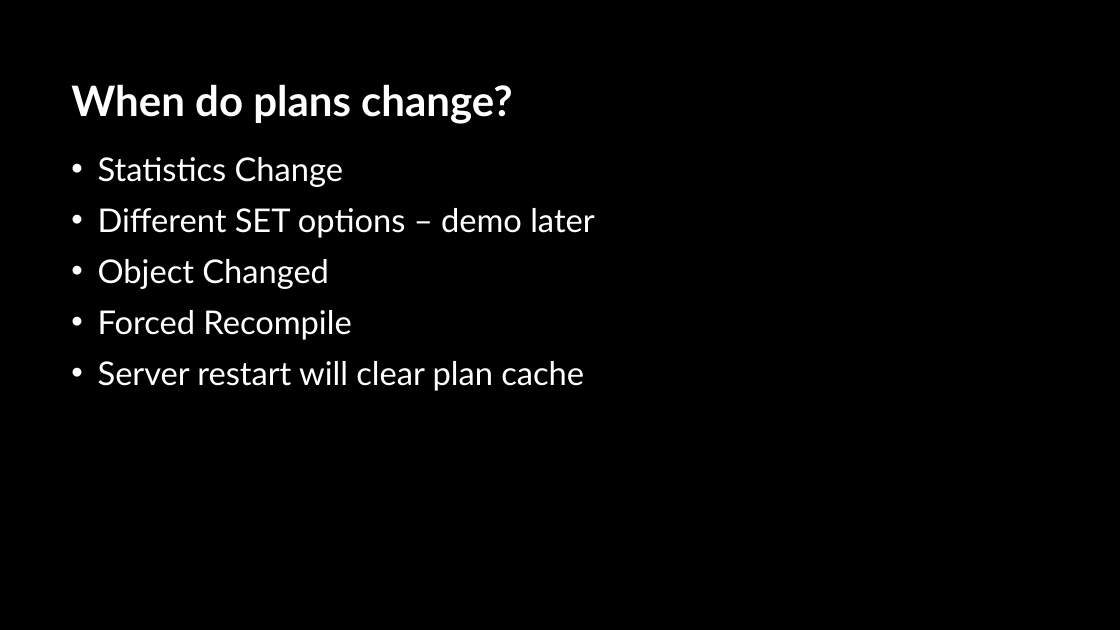
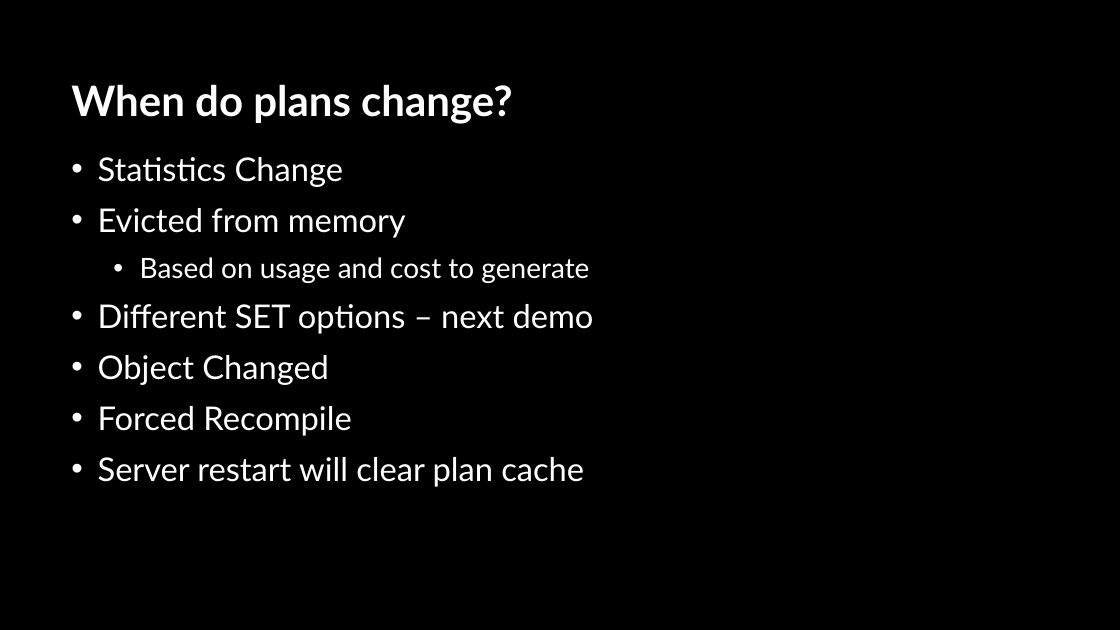
Before and after one commit to sabinio/SQLTraining, a slide deck: slide 27 of Slides/3. Query Execution.pptx. Drawn at 1120x630 pixels with LibreOffice and Linux fonts; fonts in the diff are those of the drawing; background and template pictures are left out. Boxes give left, top, right and bottom in pixels: in the first picture for what was removed or moved away, otherwise in the second. Text is boxed around its words. In the diff, an @@ line names an element or a change of style, - is before the commit and + after.

Commit message:
slides minor corrections to memory grants

```diff
--- a/Slides/3. Query Execution.pptx
+++ b/Slides/3. Query Execution.pptx
@@ text at bbox=[98, 208, 594, 334]: text changed @@
-• Different SET options – demo later
+• Evicted from memory
+  • Based on usage and cost to generate
+• Different SET options – next demo
```
Also in this commit, not shown: 3 other slides changed.
